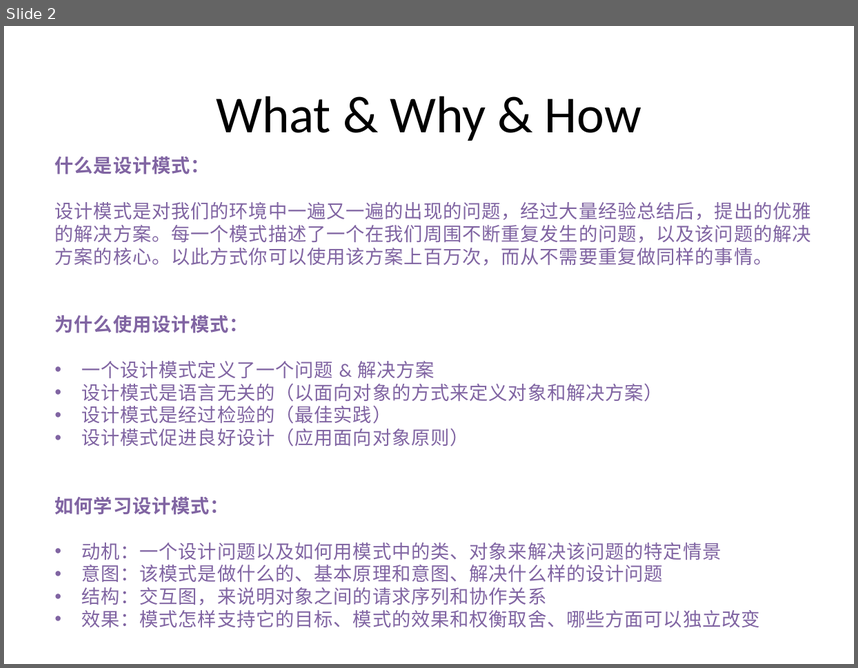
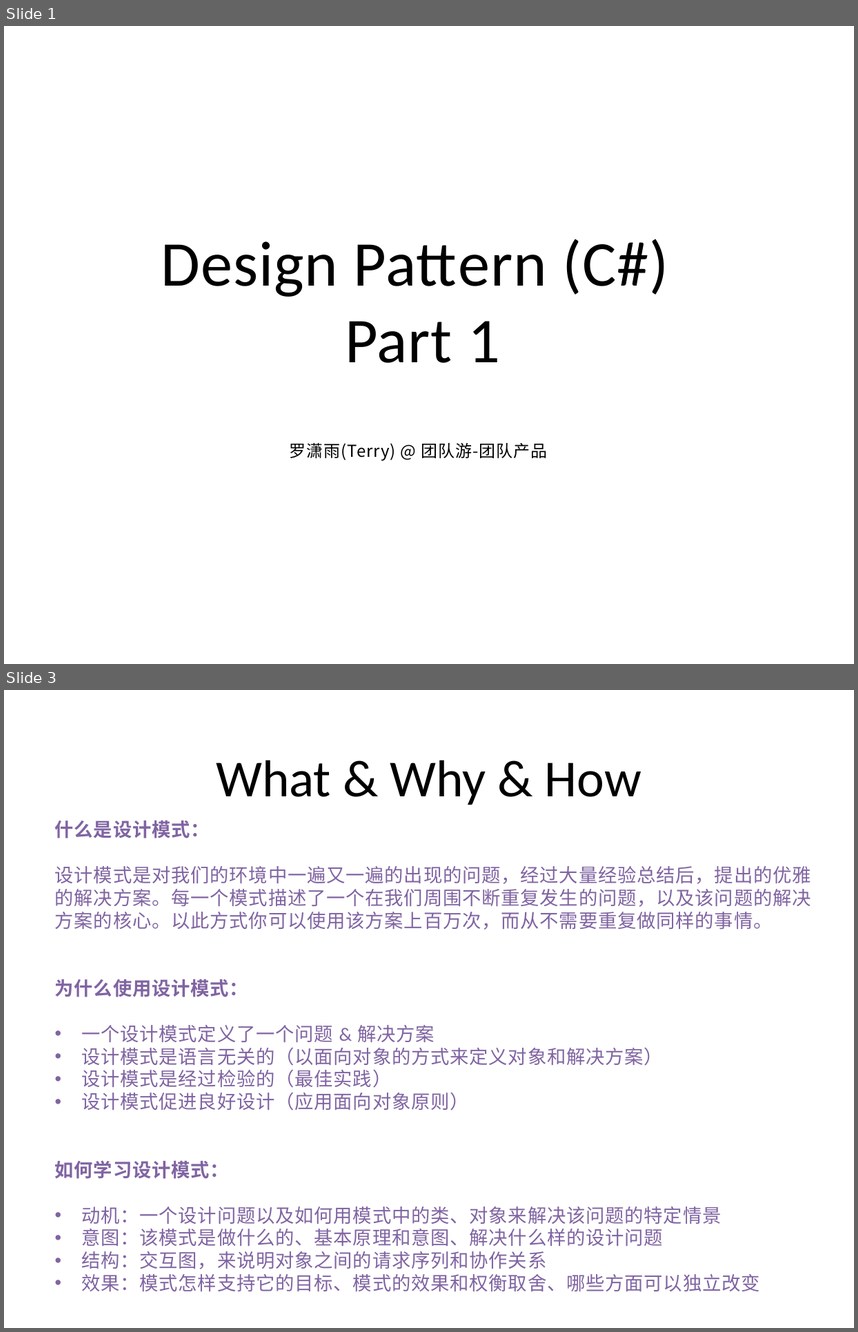
Before and after one commit to PlumpMath/DesignPattern-956, a slide deck: _Doc/Design Pattern (C#) - Part 1.pptx. Shown one above the other, each under a label of ours: slide 2 before the commit, slides 1 and 3 after it; the slides between them are not shown. The pictures are 858x668 and 858x1332 pixels, drawn with LibreOffice and Linux fonts; fonts in the diff are those of the drawing. Boxes give left, top, right and bottom in pixels: in the first picture for what was removed or moved away, otherwise in the second. Text is boxed around its words. In the diff, an @@ line names an element or a change of style, - is before the commit and + after.

```diff
--- a/_Doc/Design Pattern (C#) - Part 1.pptx
+++ b/_Doc/Design Pattern (C#) - Part 1.pptx
@@ slide 1 added at <box>4,26,854,664</box>, background #FFFFFF @@
@@ text added at <box>161,239,668,461</box>, 54 pt, text #000000 @@
+Design Pattern (C#)
+Part 1
+罗潇雨(Terry) @ 团队游-团队产品
@@ what was slide 2 is now slide 3 @@
```
Also in this commit, not shown: 5 slides changed, 9 slides removed.
